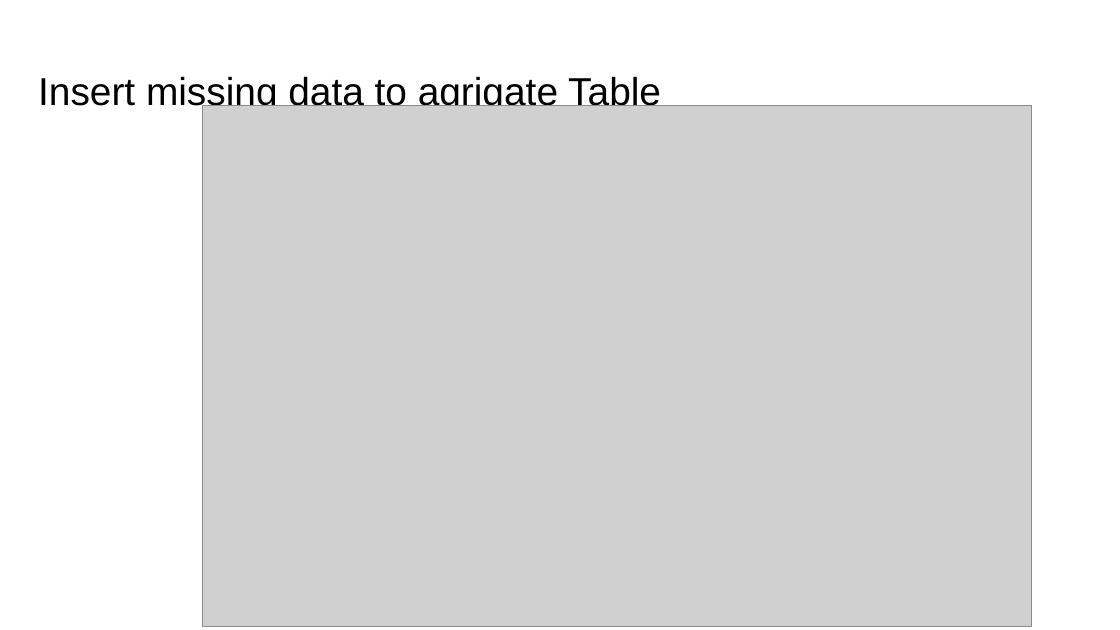
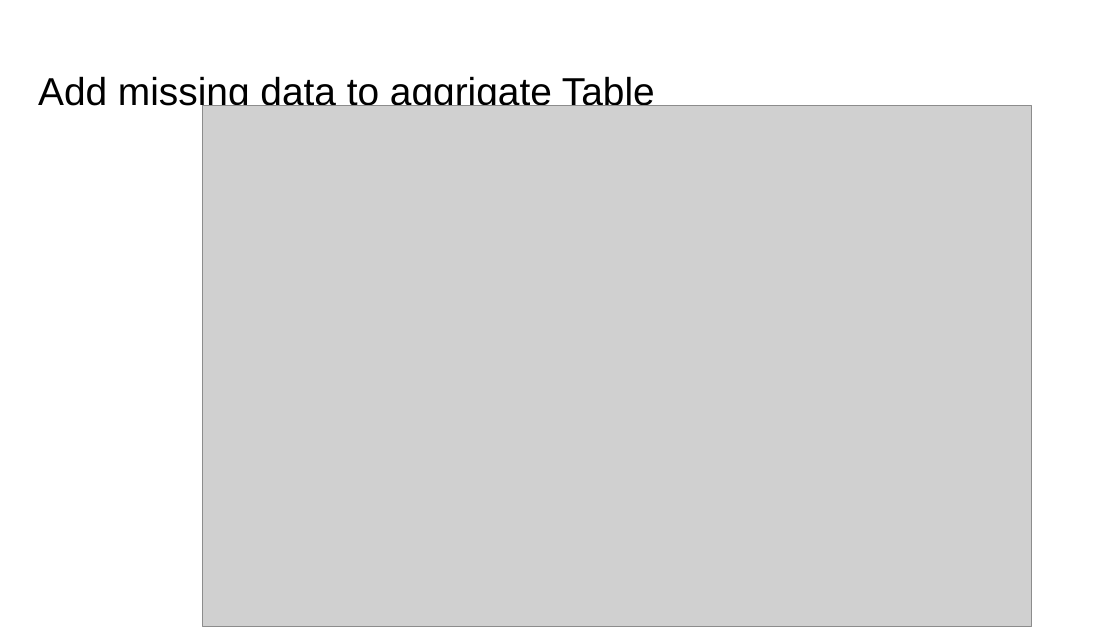
Before and after one commit to Neznajki/devclub-high-load-db, a slide deck: slide 18 of High Load System DB.pptx (slide 17 before the commit). Drawn at 1120x630 pixels with LibreOffice and Linux fonts; fonts in the diff are those of the drawing; grey boxes stand for pictures. Boxes give left, top, right and bottom in pixels: in the first picture for what was removed or moved away, otherwise in the second. Text is boxed around its words. In the diff, an @@ line names an element or a change of style, - is before the commit and + after.

```diff
--- a/High Load System DB.pptx
+++ b/High Load System DB.pptx
@@ text at [38, 76, 655, 112]: text changed @@
-Insert missing data to agrigate Table
+Add missing data to aggrigate Table
```
Also in this commit, not shown: 22 other slides changed, 1 slide added.
